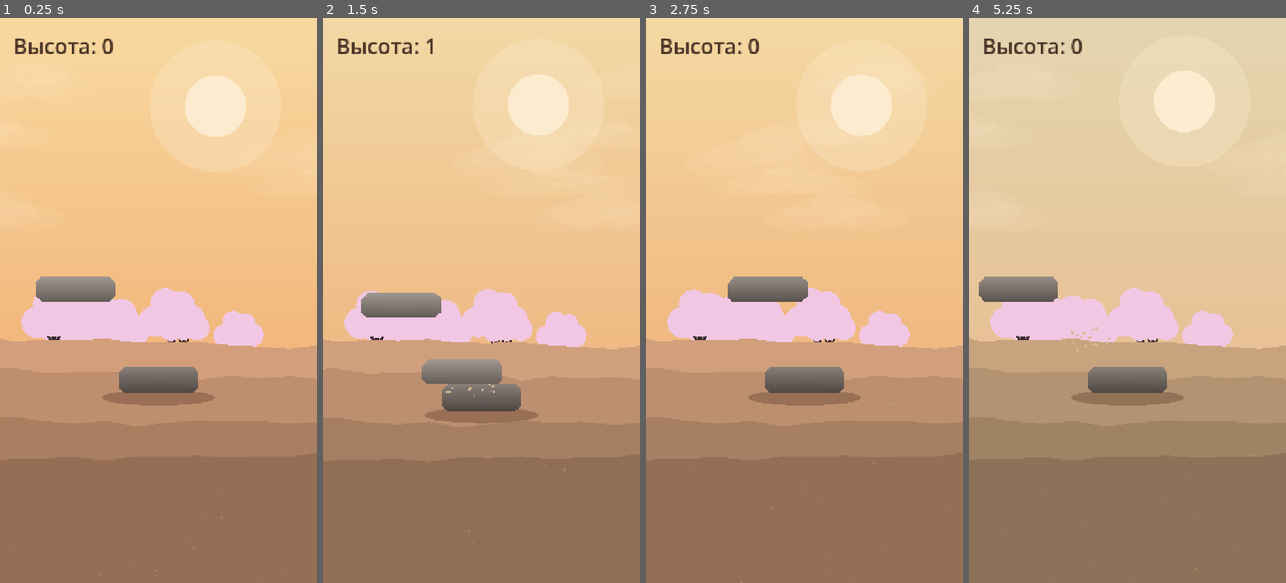
Above: before the commit, frames 1-4 (left to right).
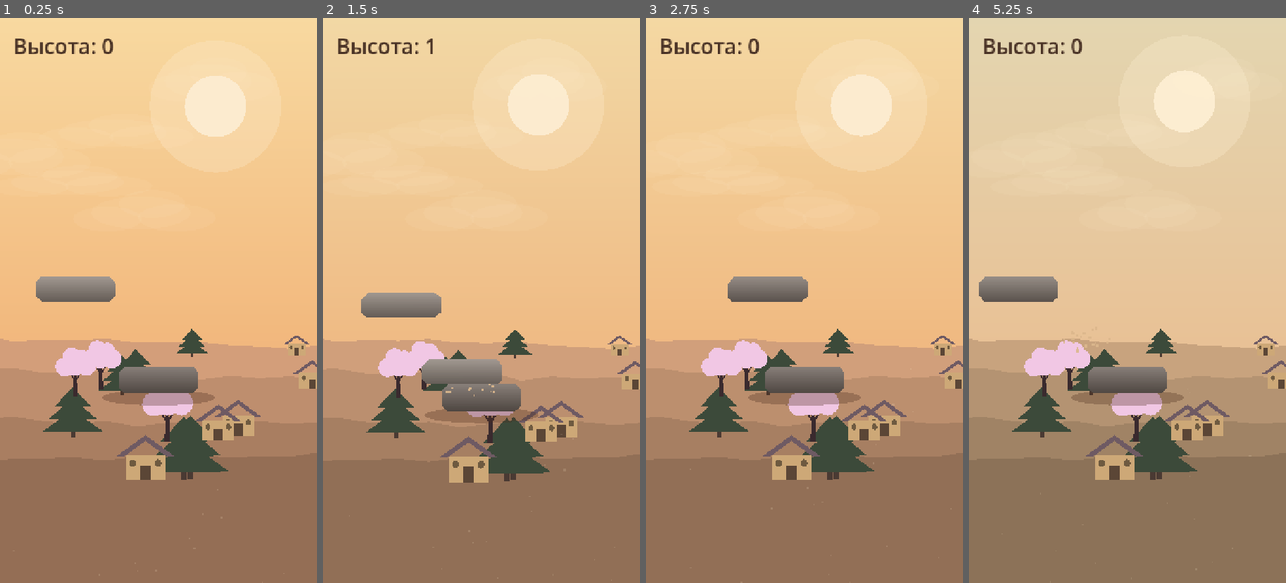
Above: after the commit, the same moments.

Repository: Babaika8/balance-tower
Game: Godot game, scene res://main.tscn
Same seed, same stepped clock (60 frames per second), same inputs: the game is played once before the commit and once after it.
Inputs (mouse positions are in pixels of both pictures, inside the frame that each line leads up to):
- Up to frame 1 (0.25 s): no input
- Up to frame 2 (1.5 s): tap Enter at 0.5 s; move the mouse to (551, 272) at 0.52 s; click (551, 272) at 0.67 s; tap Space at 0.77 s; drag from (418, 328) to (465, 413) at 1.27 s
- Up to frame 3 (2.75 s): move the mouse to (836, 176) at 2.02 s; click (836, 176) at 2.17 s
- Up to frame 4 (5.25 s): drag from (1111, 413) to (1032, 215) at 2.77 s; move the mouse to (1222, 385) at 3.52 s; click (1222, 385) at 3.67 s; tap Space at 3.77 s; drag from (1032, 215) to (1079, 159) at 4.27 s; move the mouse to (1143, 300) at 5.02 s; click (1143, 300) at 5.17 s

The runs differ from the first frame. In frame 1, 11% of the frame differs, in the area x 6-100%, y 47-82%; in frame 2, 9.2%; in frame 3, 11%; in frame 4, 11%.

Commit message:
Atmosphere v3: slower clouds, fir trees + houses + sakura village
- fix cloud drift (bad wrap made them streak fast); now slow L->R
- add triangular tiered fir trees (reference style) and Japanese houses,
  scattered across depth bands (far/small high -> near/big low)
- props laid out full-width, parallax + night-dim with the day cycle

Co-Authored-By: Claude Opus 4.8 <noreply@anthropic.com>

Diff:
--- a/game.gd
+++ b/game.gd
@@ -54,7 +54,7 @@
 var atmo_stars: Array = []   # {node, nx, ny}
 var atmo_dunes: Array = []   # {node, base_y, factor, shade}
 var atmo_clouds: Array = []  # {node, nx, speed, ny}
-var atmo_sakura: Array = []  # {node, nx, base_y, canopy:[Polygon2D]}
+var atmo_props: Array = []   # ёлочки/домики/сакуры: {node, nx, base_y, factor}
 
 func _ready() -> void:
 	randomize()
@@ -185,21 +185,13 @@
 	sun_node.color = Color("FCEBCF")
 	layer.add_child(sun_node)
 
-	# Облака (плывут по небу, тинт под фазу).
+	# Облака (плывут по небу медленно, тинт под фазу).
 	for i in range(5):
 		var cl := _make_cloud()
 		cl.scale = Vector2(randf_range(1.0, 1.8), randf_range(1.0, 1.8))
 		layer.add_child(cl)
-		atmo_clouds.append({"node": cl, "nx": randf(), "speed": randf_range(0.006, 0.014),
+		atmo_clouds.append({"node": cl, "nx": randf(), "speed": randf_range(0.010, 0.020),
 				"ny": randf_range(120, 480)})
-
-	# Сакуры на заднем плане (за дюнами): тёмный ствол + розовые соцветия.
-	for i in range(6):
-		var sk := _make_sakura(randf_range(0.9, 1.4))
-		layer.add_child(sk["node"])
-		sk["nx"] = randf()
-		sk["base_y"] = randf_range(770, 840)
-		atmo_sakura.append(sk)
 
 	# Дюны: несколько слоёв на всю ширину (центрируются по экрану), параллакс по высоте.
 	# base_y — мировой уровень гребня; factor — скорость параллакса; shade — затемнение.
@@ -212,6 +204,24 @@
 		var dn := _make_dune(sp[1], 7 + i, i * 13 + 3)
 		layer.add_child(dn)
 		atmo_dunes.append({"node": dn, "base_y": sp[0], "factor": sp[2], "shade": sp[3]})
+
+	# Объекты на лугах: ёлочки, домики, сакуры — разной глубины (выше/ниже,
+	# дальше/ближе). band: [base_y, scale, parallax]. Стоят перед дюнами, тускнеют к ночи.
+	var bands := [[768.0, 0.60, 0.028], [852.0, 0.84, 0.042], [948.0, 1.06, 0.056], [1052.0, 1.32, 0.072]]
+	var plan := [
+		["fir", 0], ["fir", 1], ["fir", 2], ["fir", 3], ["fir", 1], ["fir", 3],
+		["house", 0], ["house", 1], ["house", 2], ["house", 3], ["house", 2],
+		["sakura", 1], ["sakura", 2], ["sakura", 1],
+	]
+	for pr in plan:
+		var b: Array = bands[pr[1]]
+		var node: Node2D
+		match pr[0]:
+			"fir": node = _make_fir(b[1])
+			"house": node = _make_house(b[1])
+			_: node = _make_sakura(b[1])
+		layer.add_child(node)
+		atmo_props.append({"node": node, "nx": randf(), "base_y": b[0] + randf_range(-12, 12), "factor": b[2]})
 
 	# Лёгкие частицы-пылинки, медленно плывут вверх.
 	motes = CPUParticles2D.new()
@@ -251,29 +261,66 @@
 	p.polygon = pts
 	return p
 
-func _make_sakura(scale: float) -> Dictionary:
+func _make_sakura(scale: float) -> Node2D:
 	var n := Node2D.new()
 	n.scale = Vector2(scale, scale)
-	# ствол с парой веток
 	var trunk := Polygon2D.new()
-	trunk.polygon = PackedVector2Array([Vector2(-7, 0), Vector2(7, 0), Vector2(4, -70), Vector2(-4, -70)])
+	trunk.polygon = PackedVector2Array([Vector2(-6, 0), Vector2(6, 0), Vector2(4, -58), Vector2(-4, -58)])
 	trunk.color = Color("3A2A2E")
 	n.add_child(trunk)
 	for bx in [-1, 1]:
 		var br := Polygon2D.new()
-		br.polygon = PackedVector2Array([Vector2(0, -50), Vector2(6 * bx, -52), Vector2(30 * bx, -96), Vector2(22 * bx, -96)])
+		br.polygon = PackedVector2Array([Vector2(0, -42), Vector2(5 * bx, -44), Vector2(26 * bx, -82), Vector2(19 * bx, -82)])
 		br.color = Color("3A2A2E")
 		n.add_child(br)
-	# крона — кластеры розовых кругов
-	var canopy: Array = []
-	for c in [[0, -104, 40], [-32, -92, 30], [34, -94, 30], [-12, -126, 28], [18, -122, 26]]:
+	for c in [[0, -90, 34], [-28, -80, 26], [30, -82, 26], [-10, -108, 24], [16, -104, 22]]:
 		var bl := Polygon2D.new()
 		bl.polygon = _circle_polygon(float(c[2]), 16)
 		bl.position = Vector2(c[0], c[1])
 		bl.color = Color("F1C7E4")
 		n.add_child(bl)
-		canopy.append(bl)
-	return {"node": n, "canopy": canopy, "nx": 0.0, "base_y": 800.0}
+	return n
+
+# Треугольная ёлочка (как в референсе): тёмная, ярусами + ствол.
+func _make_fir(scale: float) -> Node2D:
+	var n := Node2D.new()
+	n.scale = Vector2(scale, scale)
+	var trunk := Polygon2D.new()
+	trunk.polygon = PackedVector2Array([Vector2(-5, 0), Vector2(5, 0), Vector2(5, -18), Vector2(-5, -18)])
+	trunk.color = Color("4A3A33")
+	n.add_child(trunk)
+	var col := Color("3C4A3A")
+	var tiers := [[-14, 64, 46], [-40, 52, 44], [-66, 40, 42]]  # [base_y, halfw, height]
+	for t in tiers:
+		var tri := Polygon2D.new()
+		tri.polygon = PackedVector2Array([Vector2(-t[1], t[0]), Vector2(0, t[0] - t[2]), Vector2(t[1], t[0])])
+		tri.color = col
+		n.add_child(tri)
+	return n
+
+# Японский домик: тело + широкая скатная крыша с навесом, дверь.
+func _make_house(scale: float) -> Node2D:
+	var n := Node2D.new()
+	n.scale = Vector2(scale, scale)
+	var body := Polygon2D.new()
+	body.polygon = PackedVector2Array([Vector2(-34, 0), Vector2(34, 0), Vector2(34, -44), Vector2(-34, -44)])
+	body.color = Color("CDA877")
+	n.add_child(body)
+	var door := Polygon2D.new()
+	door.polygon = PackedVector2Array([Vector2(-9, 0), Vector2(9, 0), Vector2(9, -26), Vector2(-9, -26)])
+	door.color = Color("5B4636")
+	n.add_child(door)
+	for wx in [-22, 22]:
+		var win := Polygon2D.new()
+		win.polygon = _ellipse_polygon(6, 7, 8)
+		win.position = Vector2(wx, -30)
+		win.color = Color("6E5A40")
+		n.add_child(win)
+	var roof := Polygon2D.new()
+	roof.polygon = PackedVector2Array([Vector2(-50, -42), Vector2(0, -78), Vector2(50, -42), Vector2(36, -42), Vector2(0, -68), Vector2(-36, -42)])
+	roof.color = Color("6E5A63")
+	n.add_child(roof)
+	return n
 
 # Палитра атмосферы по фазам (порог по счёту): рассвет→день→закат→ночь.
 # Каждая фаза: [score, top, mid, bot, sun, sun_y, ground, star_a]
@@ -332,11 +379,11 @@
 		sn.position = Vector2(s["nx"] * vw, s["ny"])
 		sn.self_modulate.a = star_a
 
-	# Облака плывут, тинт под фазу (днём светлее, ночью почти прячутся).
+	# Облака плывут медленно слева-направо, тинт под фазу (ночью почти прячутся).
 	for c in atmo_clouds:
-		c["nx"] = fmod(c["nx"] + c["speed"] * dt + 1.1, 1.2)
+		c["nx"] = fmod(c["nx"] + c["speed"] * dt, 1.0)
 		var cn: Node2D = c["node"]
-		cn.position = Vector2((c["nx"] - 0.1) * vw, c["ny"])
+		cn.position = Vector2(lerp(-240.0, vw + 240.0, c["nx"]), c["ny"])
 		cn.modulate = Color(suncol.r, suncol.g, suncol.b, lerp(0.5, 0.12, night))
 
 	# Дюны: центр по экрану, цвет от фазы (дальше — светлее, ближе — темнее), параллакс.
@@ -345,11 +392,11 @@
 		dn.color = ground.darkened(d["shade"])
 		dn.position = Vector2(cx, d["base_y"] + climb * d["factor"])
 
-	# Сакуры за дюнами: по всей ширине, крона тускнеет к ночи.
-	for sk in atmo_sakura:
-		var skn: Node2D = sk["node"]
-		skn.position = Vector2(sk["nx"] * vw, sk["base_y"] + climb * 0.045)
-		skn.modulate = Color(1, 1, 1).lerp(Color(0.45, 0.45, 0.6), night * 0.85)
+	# Объекты на лугах (ёлочки/домики/сакуры): по всей ширине, тускнеют к ночи.
+	for p in atmo_props:
+		var pn: Node2D = p["node"]
+		pn.position = Vector2(p["nx"] * vw, p["base_y"] + climb * p["factor"])
+		pn.modulate = Color(1, 1, 1).lerp(Color(0.42, 0.42, 0.56), night * 0.85)
 
 	# Частицы — на всю ширину у нижней кромки.
 	motes.position = Vector2(cx, vh + 20.0)
